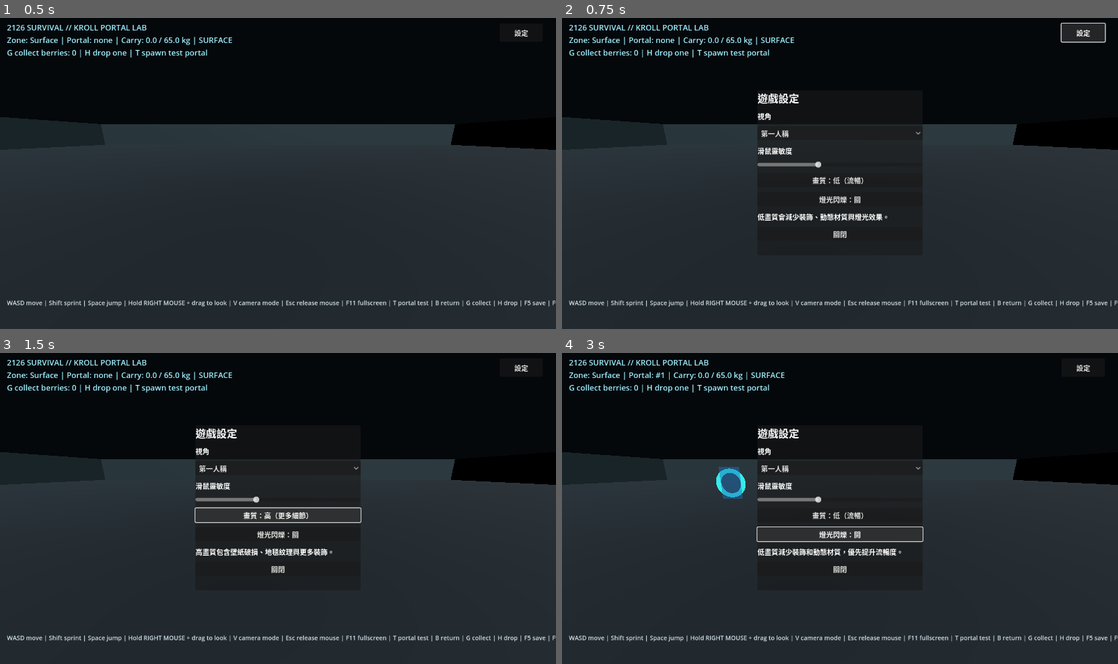
Above: before the commit, frames 1-4 (two rows, left to right).
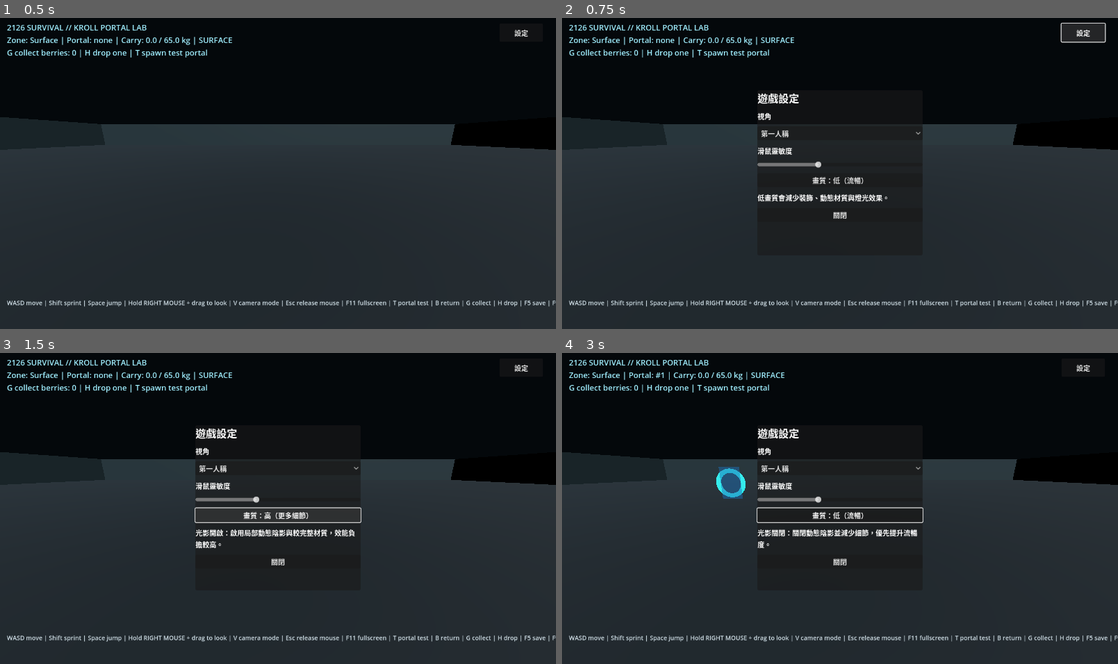
Above: after the commit, the same moments.

Repository: qaqp980520-prog/2126-Survival
Game: Godot game, scene res://prototypes/BackroomsPortalPlayground.tscn
The game is run twice, just before and just after one commit, with the same random seed, the same clock (stepped at 60 frames per second) and the same inputs.
Inputs (mouse positions are in pixels of both pictures, inside the frame that each line leads up to):
- Up to frame 1 (0.5 s): no input
- Up to frame 2 (0.75 s): click "設定" at 0.5 s
- Up to frame 3 (1.5 s): click "畫質：低（流暢）" at 1.25 s
- Up to frame 4 (3 s): click "畫質：高（更多細節）" at 2 s; click (840, 533) at 2.75 s, where only the run before the commit has a clickable "燈光閃爍：關"

Frame 1 is identical in both runs. In frame 2, 0.8% of the frame differs, in the area x 35-59%, y 56-71%; in frame 3, 1.1%; in frame 4, 1.5%, in the area x 35-65%, y 49-71%.

Commit message:
Make fluorescent flicker automatic and add real shadow quality toggle

Diff:
--- a/prototypes/BackroomsPortalPlayground.gd
+++ b/prototypes/BackroomsPortalPlayground.gd
@@ -32,7 +32,7 @@
 var _flicker_lights: Array[OmniLight3D] = []
 var _flicker_clock: float = 0.0
 var _high_graphics: bool = false
-var _flicker_enabled: bool = false
+var _flicker_enabled: bool = true
 var _settings_panel: PanelContainer
 var _settings_button: Button
 var _settings_status: Label
@@ -109,12 +109,6 @@
     graphics_button.pressed.connect(_toggle_graphics_quality)
     layout.add_child(graphics_button)
 
-    var flicker_button := Button.new()
-    flicker_button.name = "FlickerButton"
-    flicker_button.text = "燈光閃爍：關"
-    flicker_button.pressed.connect(_toggle_flicker)
-    layout.add_child(flicker_button)
-
     _settings_status = Label.new()
     _settings_status.text = "低畫質會減少裝飾、動態材質與燈光效果。"
     _settings_status.autowrap_mode = TextServer.AUTOWRAP_WORD_SMART
@@ -144,13 +138,7 @@
         button.text = "畫質：高（更多細節）" if _high_graphics else "畫質：低（流暢）"
     _rebuild_maze_for_settings()
     if _settings_status != null:
-        _settings_status.text = "高畫質包含壁紙破損、地毯紋理與更多裝飾。" if _high_graphics else "低畫質減少裝飾和動態材質，優先提升流暢度。"
-
-func _toggle_flicker() -> void:
-    _flicker_enabled = not _flicker_enabled
-    var button := _settings_panel.find_child("FlickerButton", true, false) as Button
-    if button != null:
-        button.text = "燈光閃爍：開" if _flicker_enabled else "燈光閃爍：關"
+        _settings_status.text = "光影開啟：啟用局部動態陰影與較完整材質，效能負擔較高。" if _high_graphics else "光影關閉：關閉動態陰影並減少細節，優先提升流暢度。"
 
 func _rebuild_maze_for_settings() -> void:
     if in_backrooms and backrooms_room != null and is_instance_valid(backrooms_room):
@@ -200,7 +188,7 @@
     parent.add_child(mesh_instance)
 
 func _process(delta: float) -> void:
-    if _flicker_enabled and _high_graphics:
+    if _flicker_enabled:
         _update_flickering_lights(delta)
     if director == null:
         return
@@ -385,7 +373,7 @@
             ceiling_light.light_color = Color(1.0, 0.88, 0.65)
             ceiling_light.light_energy = 1.15
             ceiling_light.omni_range = 8.5
-            ceiling_light.shadow_enabled = false
+            ceiling_light.shadow_enabled = _high_graphics and (_hash_value(cell.x, cell.y, 77) % 5 == 0)
             root.add_child(ceiling_light)
             _flicker_lights.append(ceiling_light)
             ceiling_light.light_energy = 1.15 if _high_graphics else 0.85
